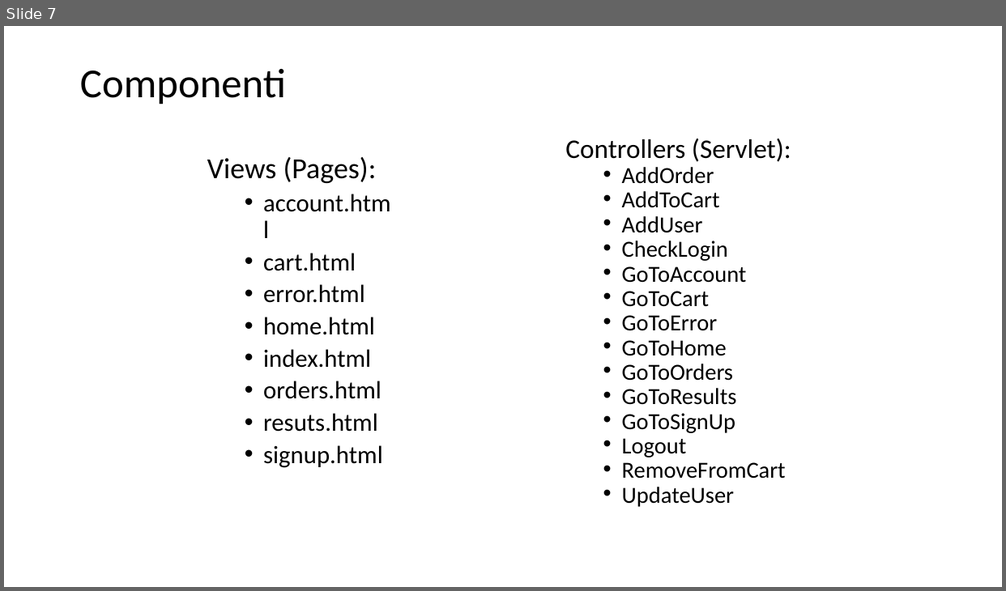
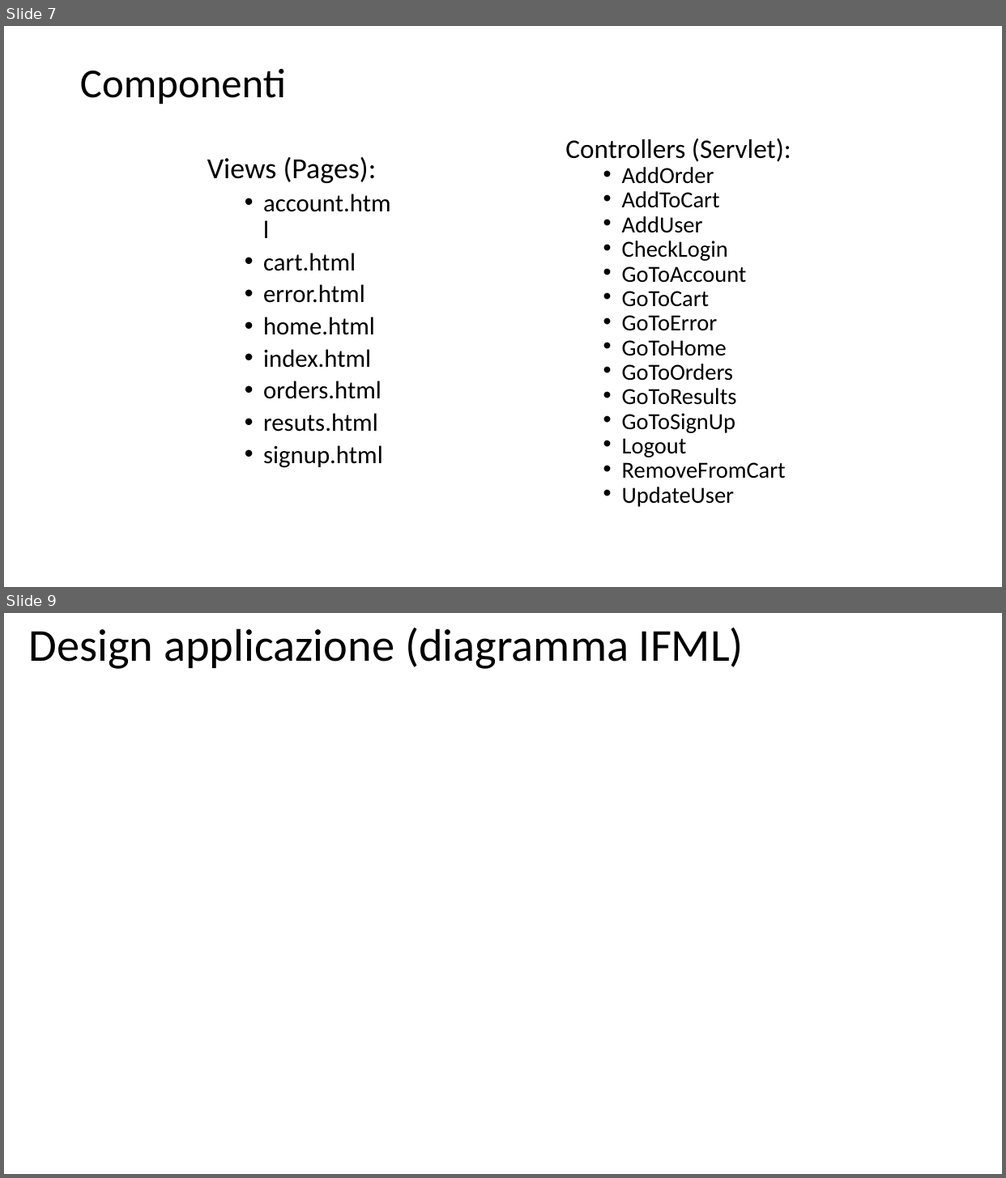
Before and after one commit to NicoleFilippi/Progetto_TIW_Polimi_2023, a slide deck: deliverables/DOCUMENTAZIONE.pptm. Shown one above the other, each under a label of ours: slide 7 before the commit, slides 7 and 9 after it; the slides between them are not shown. The pictures are 1006x591 and 1006x1178 pixels, drawn with LibreOffice and Linux fonts; fonts in the diff are those of the drawing; background and template pictures are left out. Boxes give left, top, right and bottom in pixels: in the first picture for what was removed or moved away, otherwise in the second. Text is boxed around its words. In the diff, an @@ line names an element or a change of style, - is before the commit and + after.

```diff
--- a/deliverables/DOCUMENTAZIONE.pptm
+++ b/deliverables/DOCUMENTAZIONE.pptm
@@ slide 9 added at (4,613,1002,1174), background picture (left out) @@
@@ title added at (28,628,744,669), 44 pt, text #000000 @@
+Design applicazione (diagramma IFML)
```
Also in this commit, not shown: 3 slides changed, 8 other slides added, 1 slide removed, 43 other files.
